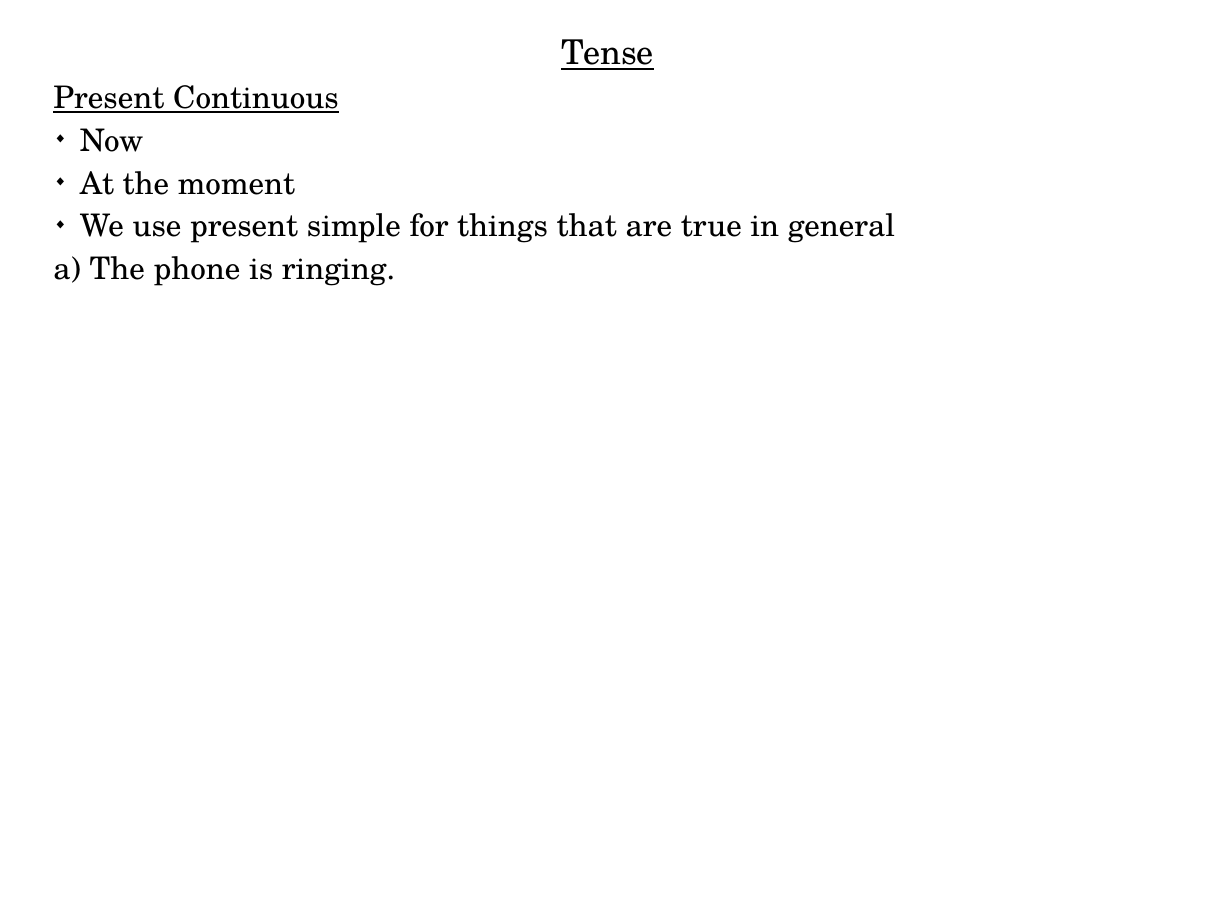
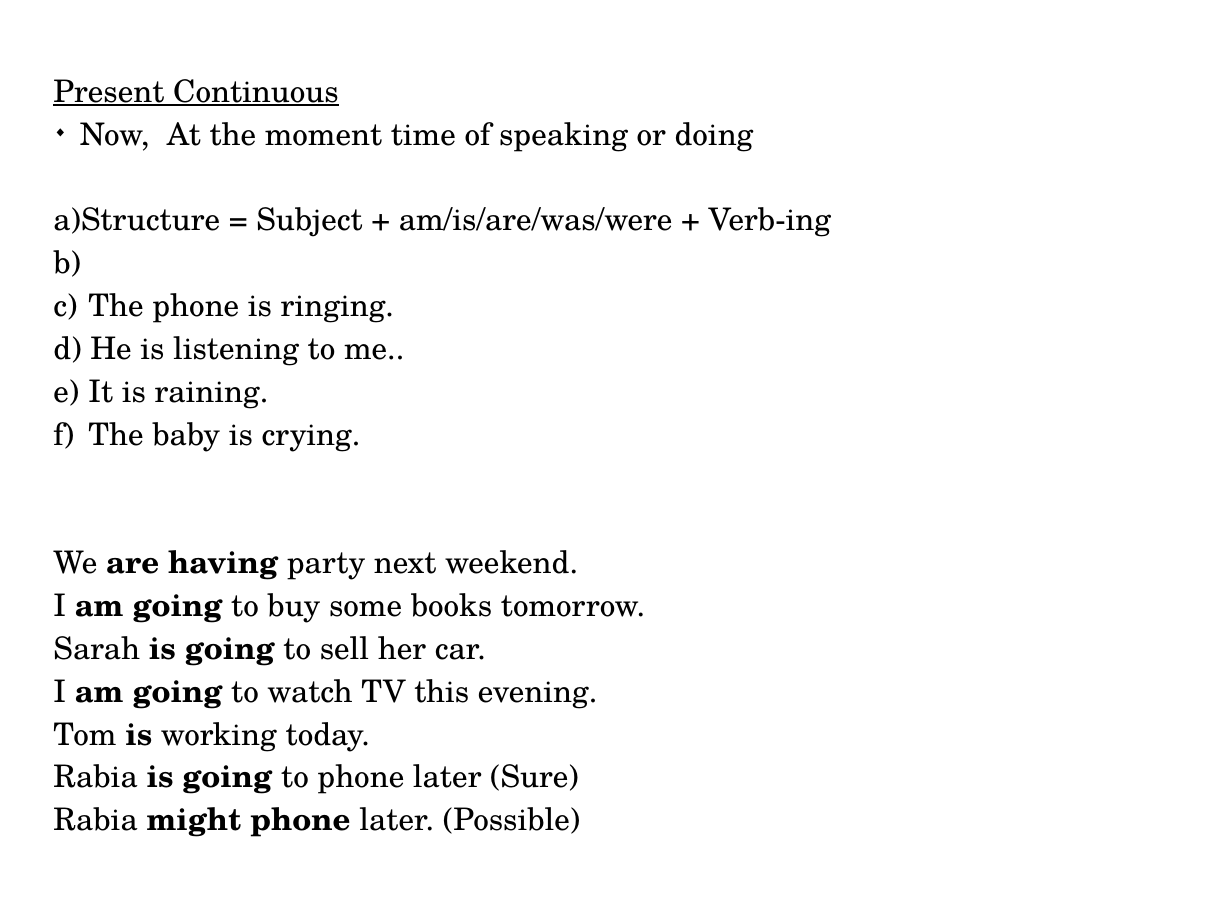
Before and after one commit to ADILp6/IBIT, a slide deck: slide 23 of Sunday_Tuesday_Thursday/Class_6_17_February_2019/Lecture.odp (slide 20 before the commit). Drawn at 1232x924 pixels with LibreOffice and Linux fonts; fonts in the diff are those of the drawing. Boxes give left, top, right and bottom in pixels: in the first picture for what was removed or moved away, otherwise in the second. Text is boxed around its words. In the diff, an @@ line names an element or a change of style, - is before the commit and + after.

```diff
--- a/Sunday_Tuesday_Thursday/Class_6_17_February_2019/Lecture.odp
+++ b/Sunday_Tuesday_Thursday/Class_6_17_February_2019/Lecture.odp
@@ text in free at <box>561,39,654,70</box>: paragraph removed @@
-Tense
@@ text in free at <box>53,122,831,237</box>: text changed @@
-◆ Now
-◆ At the moment
-◆ We use present simple for things that are true in general
+◆ Now, At the moment time of speaking or doing
+a) Structure = Subject + am/is/are/was/were + Verb-ing
@@ text in free at <box>53,336,645,837</box>: paragraphs added @@
+c) He is listening to me..
+d) It is raining.
+e) The baby is crying.
+We are having party next weekend.
+I am going to buy some books tomorrow.
+Sarah is going to sell her car.
+I am going to watch TV this evening.
+Tom is working today.
+Rabia is going to phone later (Sure)
+Rabia might phone later. (Possible)
```
Also in this commit, not shown: 2 other slides changed, 10 slides added, 3 other files.
